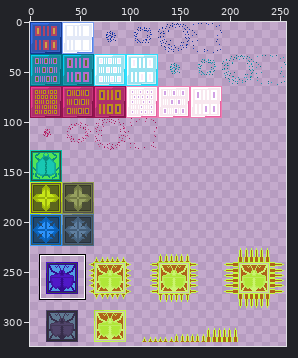
Sprite sheet: Sprites/Enemies/barriers_sheet.png. Above: a wide view before the commit, with the close-up outlined.
Close-up. Old version:
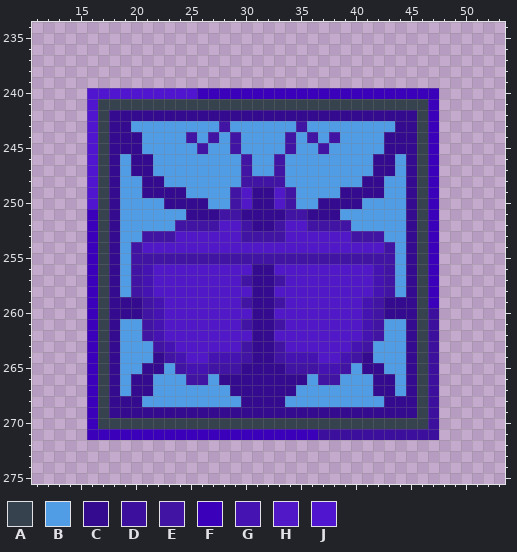
The file is 256x428 pixels. Colours within 5 levels of each other are drawn and written as one. Shown: x 11..53, y 234..275. The wide view leaves out empty margins.
Palette (. is transparent): A #36424d  B #509ce5  C #340a8f  D #3c109c  E #4114a4  F #3b00ba  G #4513b1  H #5018c7  J #5016cf
The result:
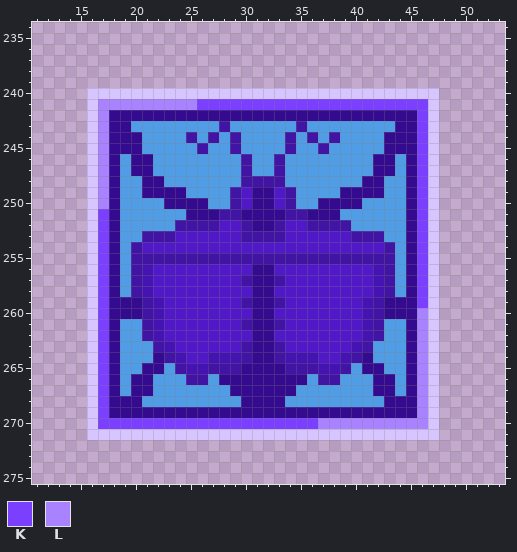
Colours new in this view: K #7b3fff  L #a982ff
Edits made:
colour F: #3b00ba -> #d7c5ff
y 240: x 16..25 JJJJJJJJJJ -> FFFFFFFFFF
y 241: x 16..46 JAAAAAAAAAAAAAAAAAAAAAAAAAAAAAA -> FLLLLLLLLLKKKKKKKKKKKKKKKKKKKKK
y 242..250: x 16..17 JA -> FL; x 46 A -> K
y 251..259: x 17 A -> K; x 46 A -> K
y 260..269: x 17 A -> K; x 46..47 AD -> LF
y 270: x 17..47 AAAAAAAAAAAAAAAAAAAAAAAAAAAAAAD -> KKKKKKKKKKKKKKKKKKKKLLLLLLLLLLF
y 271: x 37..47 DDDDDDDDDDD -> FFFFFFFFFFF
